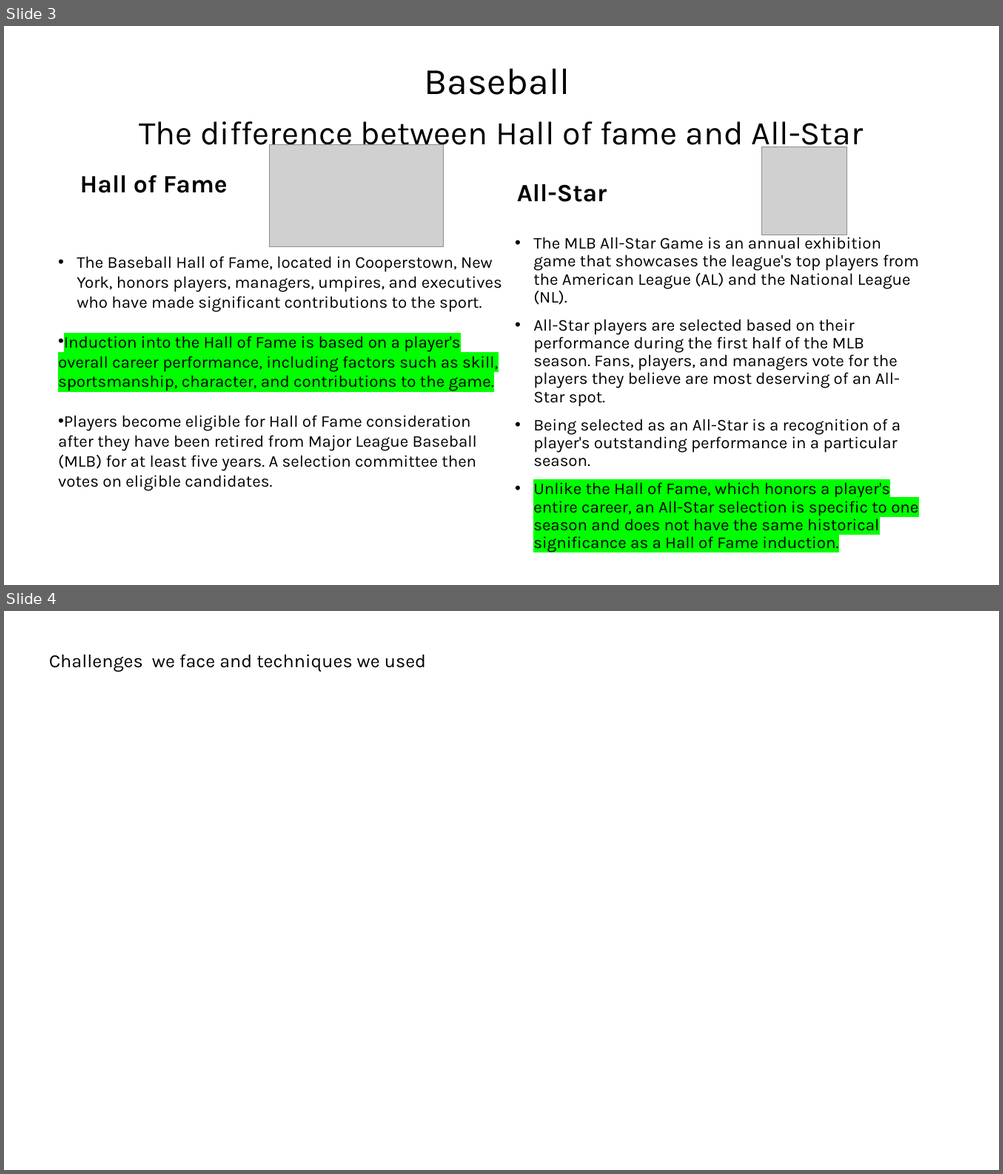
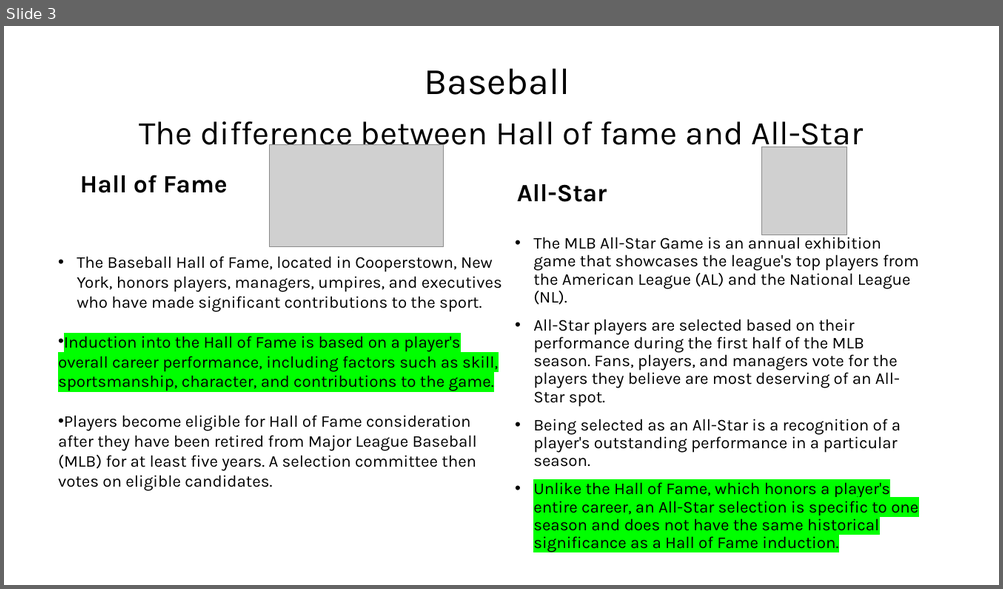
Before and after one commit to leeju09/Project-3-Baseball-, a slide deck: Presentation/Proect3_Group3.pptx. Shown one above the other, each under a label of ours: slides 3 and 4 before the commit, slide 3 after it. The pictures are 1003x1174 and 1003x589 pixels, drawn with LibreOffice and Linux fonts; fonts in the diff are those of the drawing; grey boxes stand for pictures. Boxes give left, top, right and bottom in pixels: in the first picture for what was removed or moved away, otherwise in the second. Text is boxed around its words. In the diff, an @@ line names an element or a change of style, - is before the commit and + after.

```diff
--- a/Presentation/Proect3_Group3.pptx
+++ b/Presentation/Proect3_Group3.pptx
@@ slide 4 removed at [4,611,999,1170], background #FFFFFF @@
@@ text removed at [49,654,426,672] @@
-Challenges we face and techniques we used
```
Also in this commit, not shown: 1 slide changed, 5 slides added.
